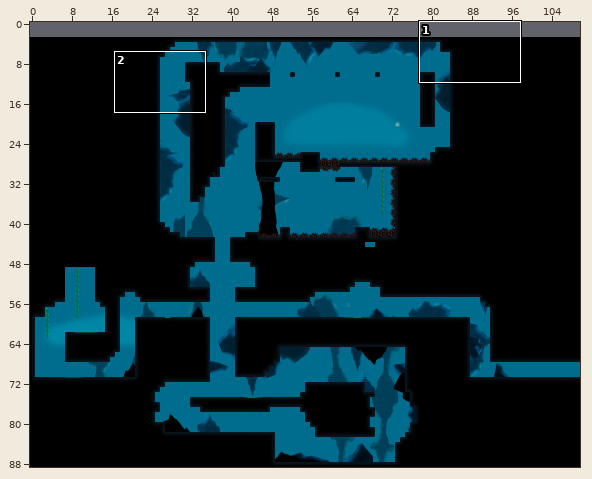
Level history. Tiled map: Output/Assets/Maps/Map13.tmx. Above, an overview of the earlier version with the close-up marked.
Close-up. Earlier state:
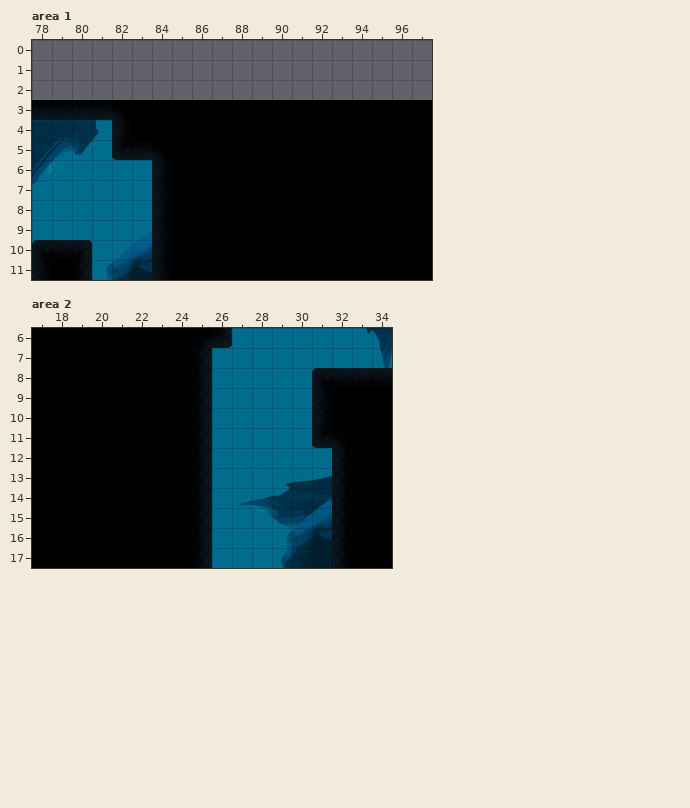
Cells are 64x64 px. Shown: area 1 x 78..97, y 0..11; area 2 x 17..34, y 6..17. The commit also changed other parts of the map, which this record leaves out. The old version is drawn lined up with the new one.
Now the later version:
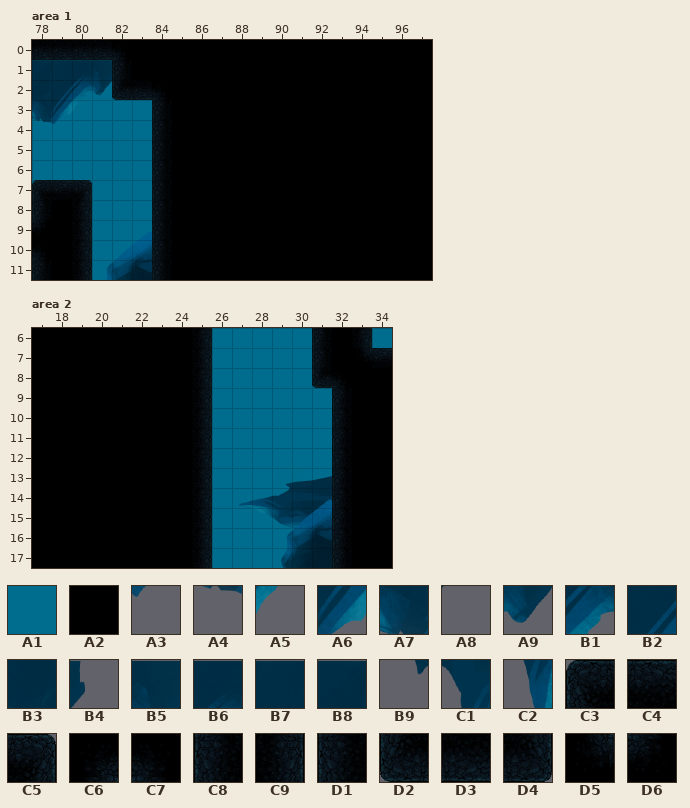
Key: from "Fondo_cueva": A1 0; from "piedras_columnas0": A2 1; from "rocas3": A3 75 turned 180, A4 76 turned 180, A5 104 turned 180, A6 105 turned 180, A7 106 turned 180, A8 132 turned 180, A9 133 turned 180, B1 134 turned 180, B2 135 turned 180, B3 136 turned 180, B4 162 turned 180, B5 163 turned 180, B6 164 turned 180, B7 165 turned 180, B8 166 turned 180, B9 270, C1 271, C2 301; from "tiles_cave": C3 0, C4 1, C5 2, C6 3, C7 5, C8 10, C9 12, D1 15, D2 20, D3 21, D4 22, D5 23, D6 25.
__ is an empty cell.
What changed:
map size 110x86 -> 110x89 cells (old content now starts at 0,3; both pictures use the new coordinates)
Layer "Background", area 1:
y 1: x 78..81 __ __ __ __ -> A1 A1 A1 A1
y 2: x 80..82 __ __ __ -> A1 A1 A1
Layer "Layer_2", area 1:
y 1: x 78..81 __ __ __ __ -> B8 B7 B6 B5
y 2: x 78..82 __ __ __ __ __ -> B3 B2 B1 A9 A8
y 3: x 78..80 __ __ __ -> A7 A6 A5
y 4: x 78..81 B7 B6 B5 B4 -> A4 A3 __ __
y 5: x 78..80 B2 B1 A9 -> __ __ __
y 6: x 78 A6 -> __
y 7: x 78 A3 -> __
Layer "Platforms", area 1:
y 0: x 78..97 __ __ __ __ __ __ __ __ __ __ __ __ __ __ __ __ __ __ __ __ -> D3 D3 D3 D3 C7 A2 A2 A2 A2 A2 A2 A2 A2 A2 A2 A2 A2 A2 A2 A2
y 1: x 82..97 __ __ __ __ __ __ __ __ __ __ __ __ __ __ __ __ -> C8 A2 A2 A2 A2 A2 A2 A2 A2 A2 A2 A2 A2 A2 A2 A2
y 2: x 82..97 __ __ __ __ __ __ __ __ __ __ __ __ __ __ __ __ -> D2 D3 C7 A2 A2 A2 A2 A2 A2 A2 A2 A2 A2 A2 A2 A2
y 3: x 78..84 D3 D3 D3 D3 C7 A2 A2 -> __ __ __ __ __ __ D1
y 4: x 82..84 D1 A2 A2 -> __ __ D1
y 5: x 82..84 D2 D3 C7 -> __ __ D1
y 7: x 78..80 __ __ __ -> C3 C4 C5
y 8: x 78..80 __ __ __ -> C8 A2 C9
y 9: x 78..80 __ __ __ -> D6 A2 C9
y 10: x 78..80 C3 C4 C5 -> C7 A2 C9
Layer "Layer_3", area 2:
y 6: x 33..34 B9 C1 -> __ __
y 7: x 34 C2 -> __
Layer "Platforms", area 2:
y 6: x 25..26 C6 D4 -> C9 __; x 31..33 __ __ __ -> C8 A2 C9
y 7: x 31..34 __ __ __ __ -> C8 A2 D5 C4
y 8: x 31..34 C3 C4 C4 C4 -> D2 C7 A2 A2
y 9..10: x 31..32 C8 A2 -> __ C8
y 11: x 31..32 D2 C7 -> __ C8
Where, in picture pixels (left, top, right, bottom), the same in both close-ups:
changed: (32, 40, 432, 260)
changed: (193, 328, 232, 348)
changed: (312, 328, 392, 448)
